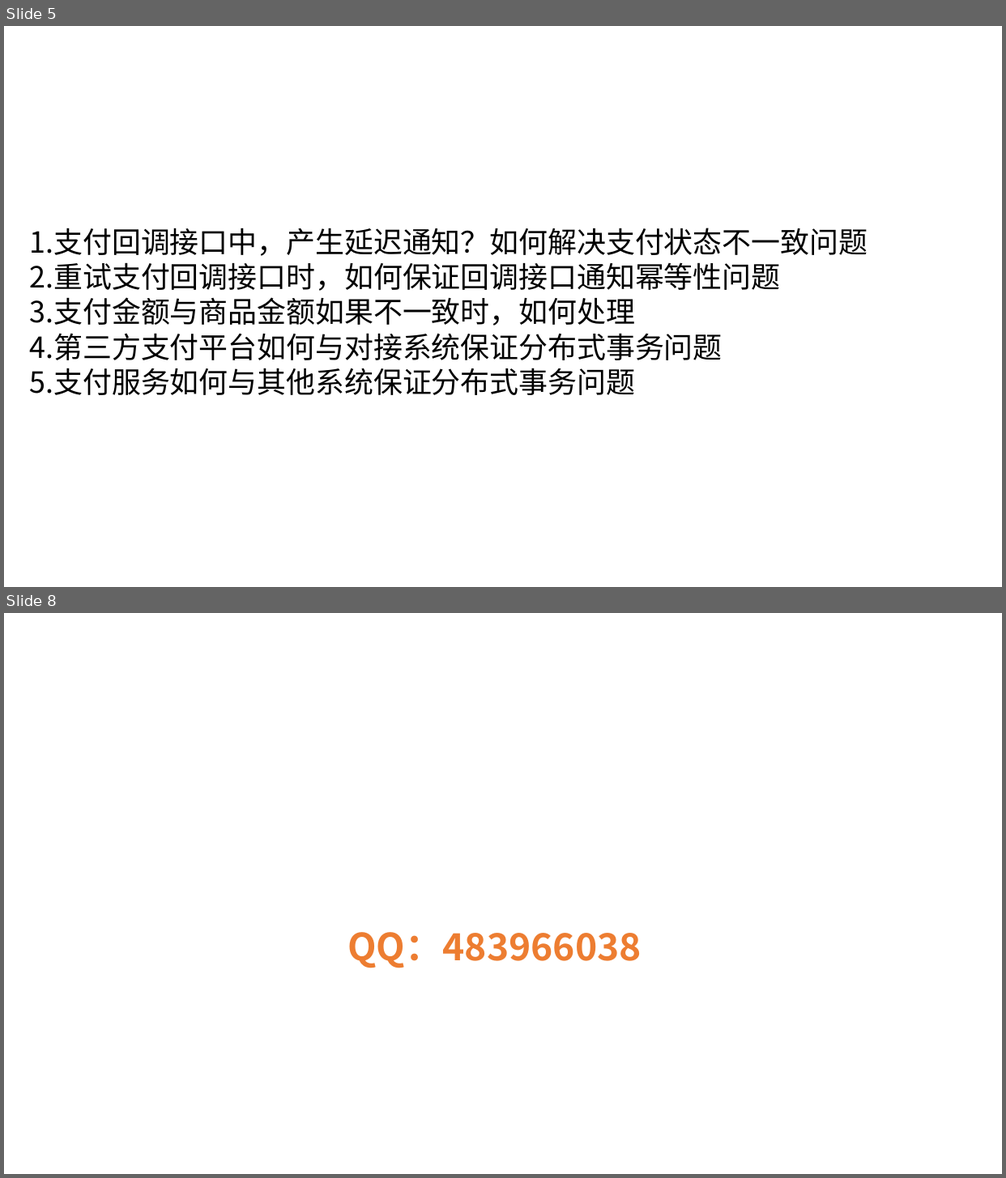
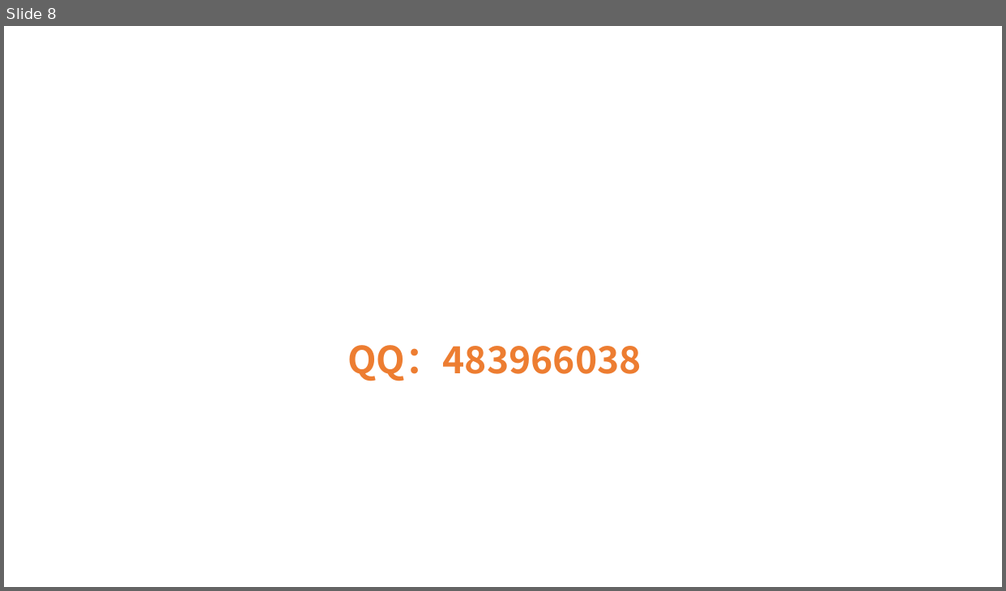
Before and after one commit to Aiden-Coding/java_learning, a slide deck: doc/PPT.pptx. Shown one above the other, each under a label of ours: slides 5 and 8 before the commit, slide 8 after it; the slides between them are not shown. The pictures are 1006x1178 and 1006x591 pixels, drawn with LibreOffice and Linux fonts; fonts in the diff are those of the drawing; background and template pictures are left out. Boxes give left, top, right and bottom in pixels: in the first picture for what was removed or moved away, otherwise in the second. Text is boxed around its words. In the diff, an @@ line names an element or a change of style, - is before the commit and + after.

```diff
--- a/doc/PPT.pptx
+++ b/doc/PPT.pptx
@@ slide 5 removed at (4,26,1002,587), background picture (left out) @@
@@ text removed at (22,66,938,109) @@
-支付项目中常见难点
@@ text removed at (30,228,868,395) @@
-1.支付回调接口中，产生延迟通知？如何解决支付状态不一致问题
-2.重试支付回调接口时，如何保证回调接口通知幂等性问题
-3.支付金额与商品金额如果不一致时，如何处理
-4.第三方支付平台如何与对接系统保证分布式事务问题
-5.支付服务如何与其他系统保证分布式事务问题
```
Also in this commit, not shown: 1 slide changed, 1 slide added, 12 other files.
